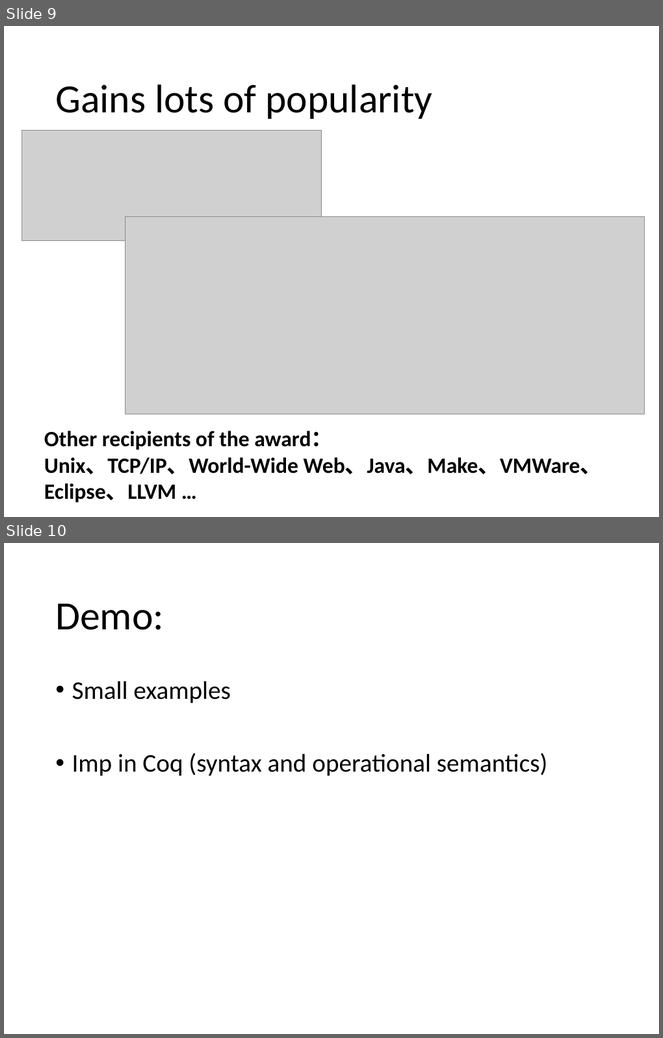
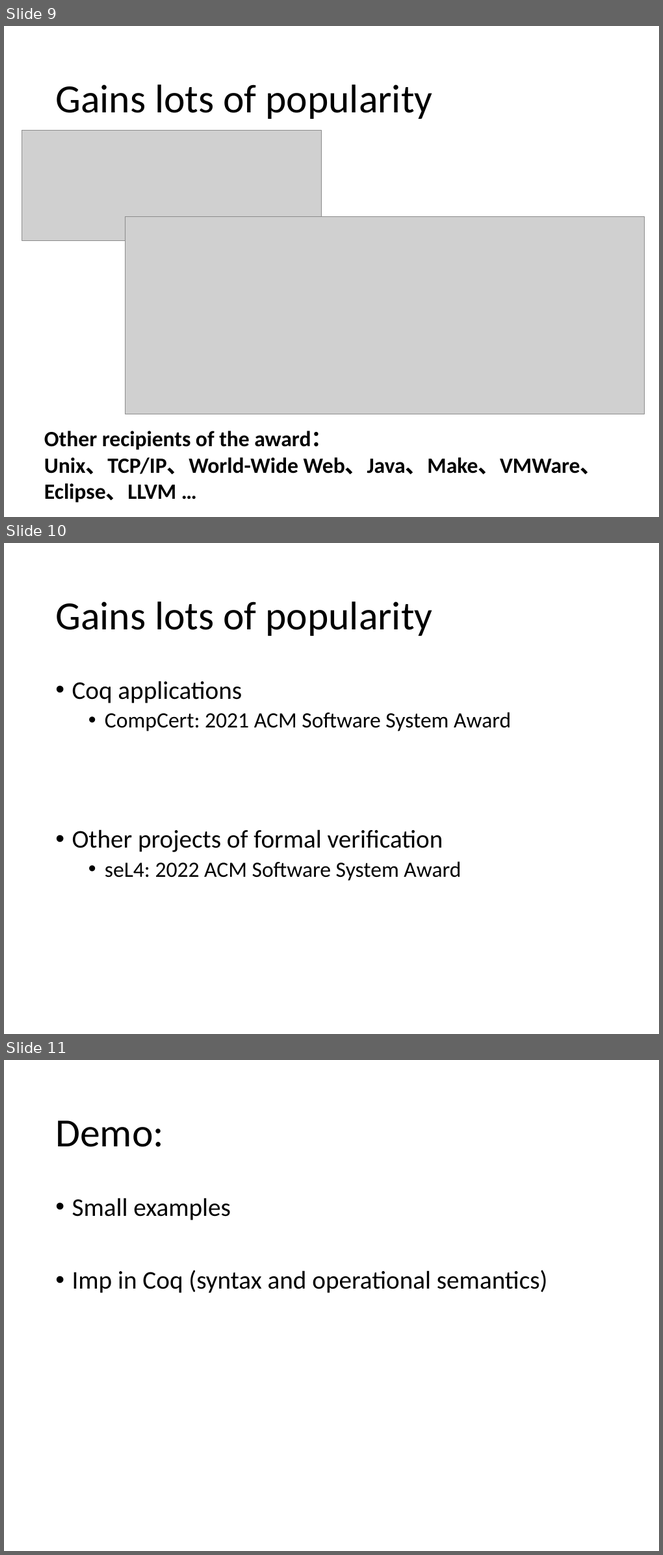
Before and after one commit to hongjin-liang/hongjin-liang.github.io, a slide deck: teaching/semantics/02_CoqOverview.pptx. Shown one above the other, each under a label of ours: slides 9 and 10 before the commit, slides 9, 10 and 11 after it. The pictures are 663x1038 and 663x1555 pixels, drawn with LibreOffice and Linux fonts; fonts in the diff are those of the drawing; grey boxes stand for pictures. Boxes give left, top, right and bottom in pixels: in the first picture for what was removed or moved away, otherwise in the second. Text is boxed around its words. In the diff, an @@ line names an element or a change of style, - is before the commit and + after.

```diff
--- a/teaching/semantics/02_CoqOverview.pptx
+++ b/teaching/semantics/02_CoqOverview.pptx
@@ slide 10 added at (4, 543, 659, 1034), background #FFFFFF @@
@@ title added at (55, 601, 432, 636), 44 pt, text #000000 @@
+Gains lots of popularity
@@ text added at (72, 681, 511, 881), 24 pt, text #000000 @@
+• Coq applications
+  • CompCert: 2021 ACM Software System Award
+• Other projects of formal verification
+  • seL4: 2022 ACM Software System Award
@@ what was slide 10 is now slide 11 @@
```
Also in this commit, not shown: 1 other file.
